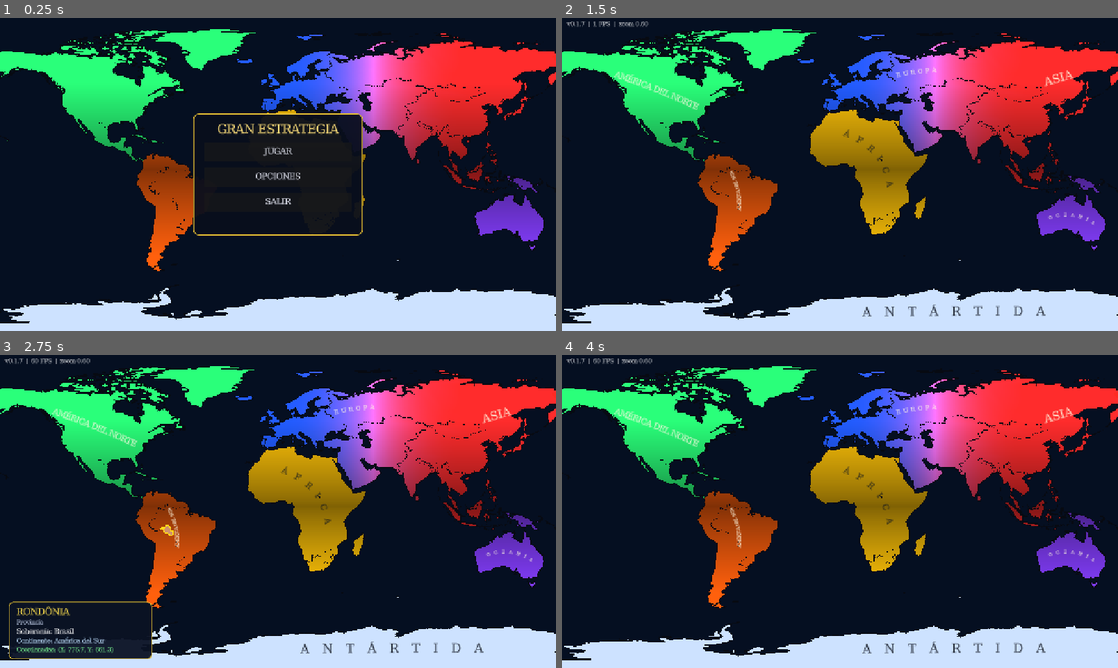
Above: before the commit, frames 1-4 (two rows, left to right).
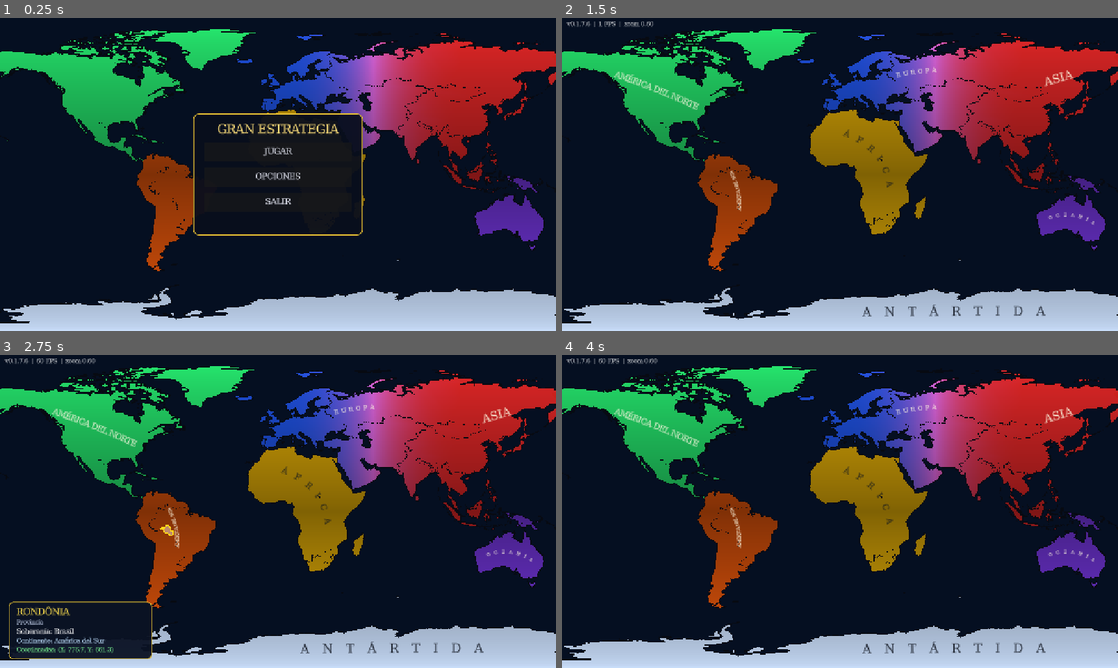
Above: after the commit, the same moments.

Repository: WhiteKuntaKinte/Gran-Estrategia
Game: Godot game, scene res://mapa_principal.tscn
Same seed, same stepped clock (60 frames per second), same inputs: the game is played once before the commit and once after it.
Inputs (mouse positions are in pixels of both pictures, inside the frame that each line leads up to):
- Up to frame 1 (0.25 s): no input
- Up to frame 2 (1.5 s): click "JUGAR" at 0.5 s; tap Enter at 1.25 s; move the mouse to (962, 158) at 1.27 s; click (962, 158) at 1.42 s
- Up to frame 3 (2.75 s): tap Space at 2 s; move the mouse to (166, 527) at 2.02 s; click (166, 527) at 2.17 s
- Up to frame 4 (4 s): move the mouse to (895, 442) at 2.77 s; click (895, 442) at 2.92 s; tap Enter at 3.5 s; move the mouse to (812, 574) at 3.52 s; click (812, 574) at 3.67 s

The runs differ from the first frame. In frame 1, 24% of the frame differs, in the area x 0-100%, y 3-97%; in frame 2, 27%; in frame 3, 26%; in frame 4, 27%, in the area x 0-100%, y 1-97%.

Commit message:
0.1.7.6: añadir capa de batimetría y adaptar shader de latitud a proyección equivalente

Diff:
--- a/GranEstrategia_v0.1.7/MapaPrincipal.gd
+++ b/GranEstrategia_v0.1.7/MapaPrincipal.gd
@@ -1,12 +1,12 @@
 extends Node2D
-## Gran Estrategia - mapa mundial (v0.1.7)
+## Gran Estrategia - mapa mundial (v0.1.7.6)
 ##
 ## IDEA CLAVE DE RENDIMIENTO:
 ## Todo lo pesado (triangulación, colores, bordes, posición de los nombres) se calcula UNA vez fuera de Godot
 ## con herramientas/construir_mapa.py y se guarda en la carpeta datos/. Aquí solo se cargan mallas ya hechas.
 ## Hacer zoom NO recalcula nada: solo cambia la transparencia de unas pocas capas y el grosor de los bordes.
 
-const VERSION := "0.1.7"
+const VERSION := "0.1.7.6"
 const ANCHO_MAPA := 2400.0
 const ZOOM_MIN := 0.55
 const ZOOM_MAX := 32.0
@@ -38,8 +38,6 @@
 # Degradado continuo por latitud. Normaliza el valor previo para quitar el centroide 0.1.6.
 const SHADER_GRADIENTE_PAIS := """
 shader_type canvas_item;
-uniform float y_ecuador = 580.0;
-uniform float rango_latitud = 330.0;
 uniform float brillo_minimo = 0.50;
 varying float y_mapa;
 void vertex() {
@@ -48,7 +46,11 @@
 void fragment() {
 	float valor_base = max(max(COLOR.r, COLOR.g), COLOR.b);
 	vec3 color_normalizado = COLOR.rgb / max(valor_base, 0.001);
-	float distancia = clamp(abs(y_mapa - y_ecuador) / rango_latitud, 0.0, 1.0);
+	// En la proyección equivalente y = 600 * (1 - sin(latitud)).
+	// Recuperar latitud mantiene el gradiente uniforme pese a la nueva proyección.
+	float seno_latitud = clamp(1.0 - y_mapa / 600.0, -1.0, 1.0);
+	float latitud_abs = asin(abs(seno_latitud));
+	float distancia = clamp(latitud_abs / 1.57079632679, 0.0, 1.0);
 	float brillo = mix(brillo_minimo, 1.0, pow(distancia, 0.85));
 	COLOR = vec4(color_normalizado * brillo, COLOR.a);
 }
@@ -68,6 +70,7 @@
 # Capas del mapa (cada una tiene 3 copias para el mundo infinito: izquierda, centro, derecha)
 var capa_pais: Array = []
 var capa_costa: Array = []
+var capa_profundidad: Array = []
 var capa_frontera: Array = []
 var capa_prov: Array = []
 var capa_cont: Array = []
@@ -286,7 +289,25 @@
 	return _crear_malla(v, idx, PackedColorArray(), uv)
 
 
+func _crear_capa_profundidad() -> void:
+	var textura := load("res://datos/profundidad_maritima.png") as Texture2D
+	if textura == null:
+		push_warning("No se encontró datos/profundidad_maritima.png; se usará el océano plano.")
+		return
+	for dx in [-ANCHO_MAPA, 0.0, ANCHO_MAPA]:
+		var agua := Sprite2D.new()
+		agua.texture = textura
+		agua.centered = false
+		agua.position = Vector2(dx, 0.0)
+		agua.scale = Vector2(0.5, 0.5) # La textura tiene resolución 2x del mapa.
+		agua.texture_filter = CanvasItem.TEXTURE_FILTER_LINEAR
+		agua.z_index = -1 # Siempre debajo de la tierra.
+		add_child(agua)
+		capa_profundidad.append(agua)
+
+
 func _construir_mapa() -> void:
+	_crear_capa_profundidad()
 	# Relleno: una malla para la vista continental y otra (encima) para la vista de países.
 	vertices_fill = _a_vec2(_leer_bytes("malla_fill_v.bin"))
 	indices_fill = _leer_bytes("malla_fill_i.bin").to_int32_array()
@@ -452,6 +473,7 @@
 	var t := smoothstep(ZOOM_PAISES_INI, ZOOM_PAISES_FIN, z)
 
 	_poner_alfa(capa_pais, t)                                           # colores por país (zoom in)
+	_poner_alfa(capa_profundidad, smoothstep(1.15, 2.0, z) * (1.0 - smoothstep(9.0, 12.0, z)))
 	_poner_borde(capa_costa, mat_costa, lerpf(1.7, 1.0, smoothstep(1.0, 2.5, z)), z, 1.0)
 	_poner_borde(capa_cont, mat_cont, 1.7, z, 1.0 - t)                  # contorno continental (zoom out)
 	_poner_borde(capa_frontera, mat_frontera, 1.1, z, t)                # fronteras entre países
